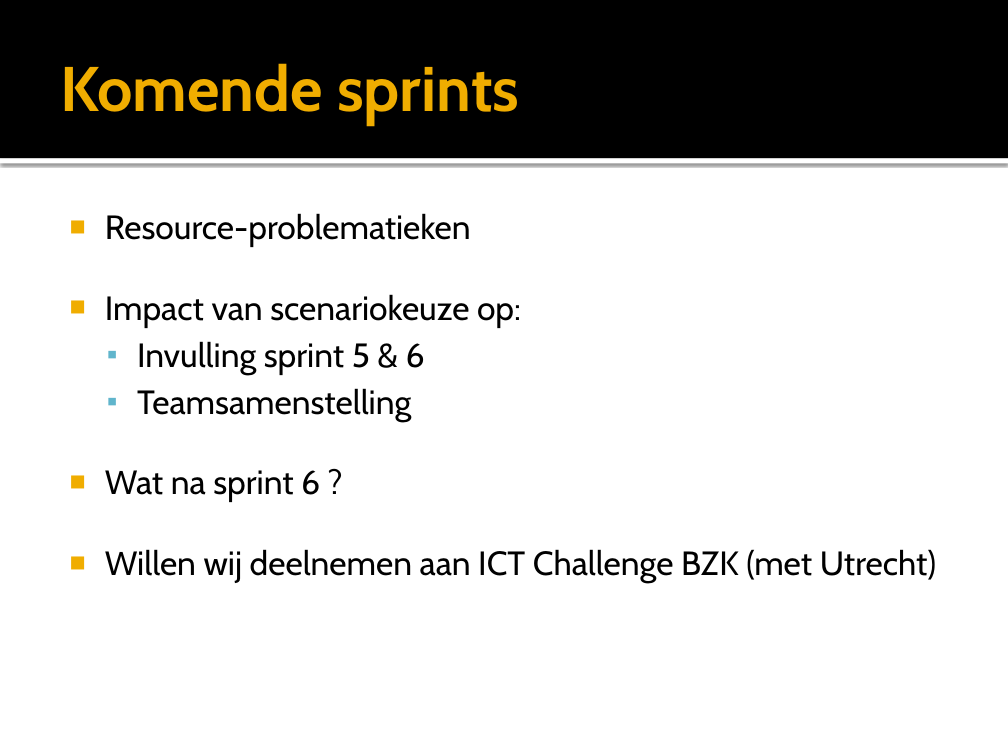
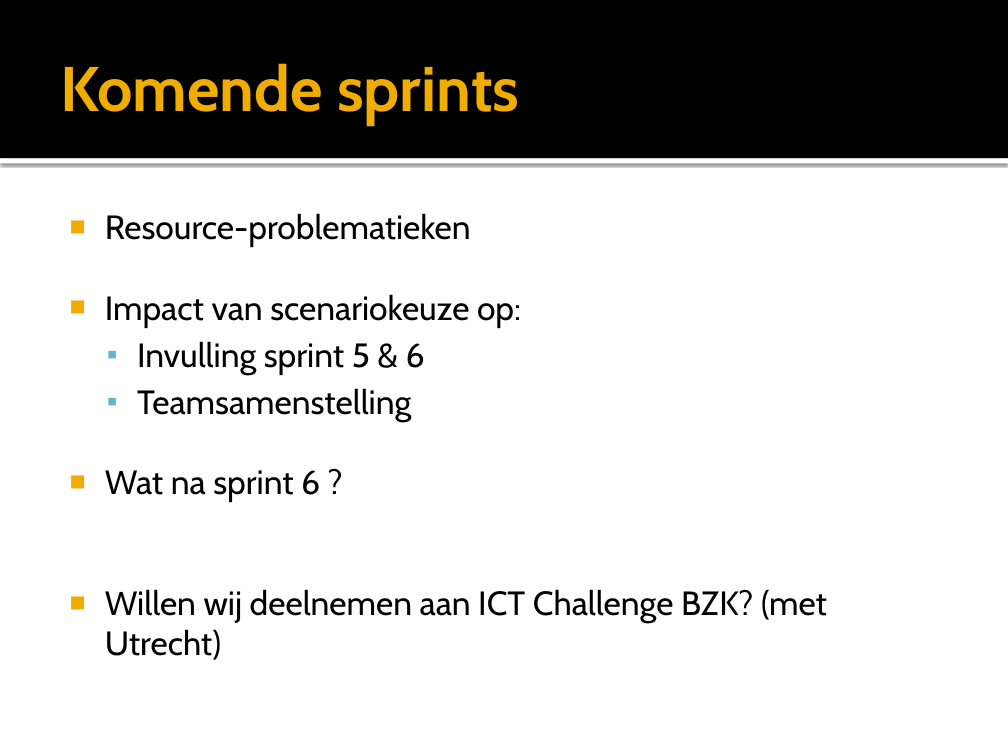
Before and after one commit to VNG-Realisatie/convenant-gemeenten, a slide deck: slide 15 of Documents/Presentaties/Sprint 4 - algemeen.pptx. Drawn at 1008x756 pixels with LibreOffice and Linux fonts; fonts in the diff are those of the drawing. Boxes give left, top, right and bottom in pixels: in the first picture for what was removed or moved away, otherwise in the second. Text is boxed around its words. In the diff, an @@ line names an element or a change of style, - is before the commit and + after.

```diff
--- a/Documents/Presentaties/Sprint 4 - algemeen.pptx
+++ b/Documents/Presentaties/Sprint 4 - algemeen.pptx
@@ text at [105, 589, 827, 660]: text changed @@
-■ Willen wij deelnemen aan ICT Challenge BZK (met Utrecht)
+■ Willen wij deelnemen aan ICT Challenge BZK? (met Utrecht)
```
Also in this commit, not shown: 4 other slides changed.
